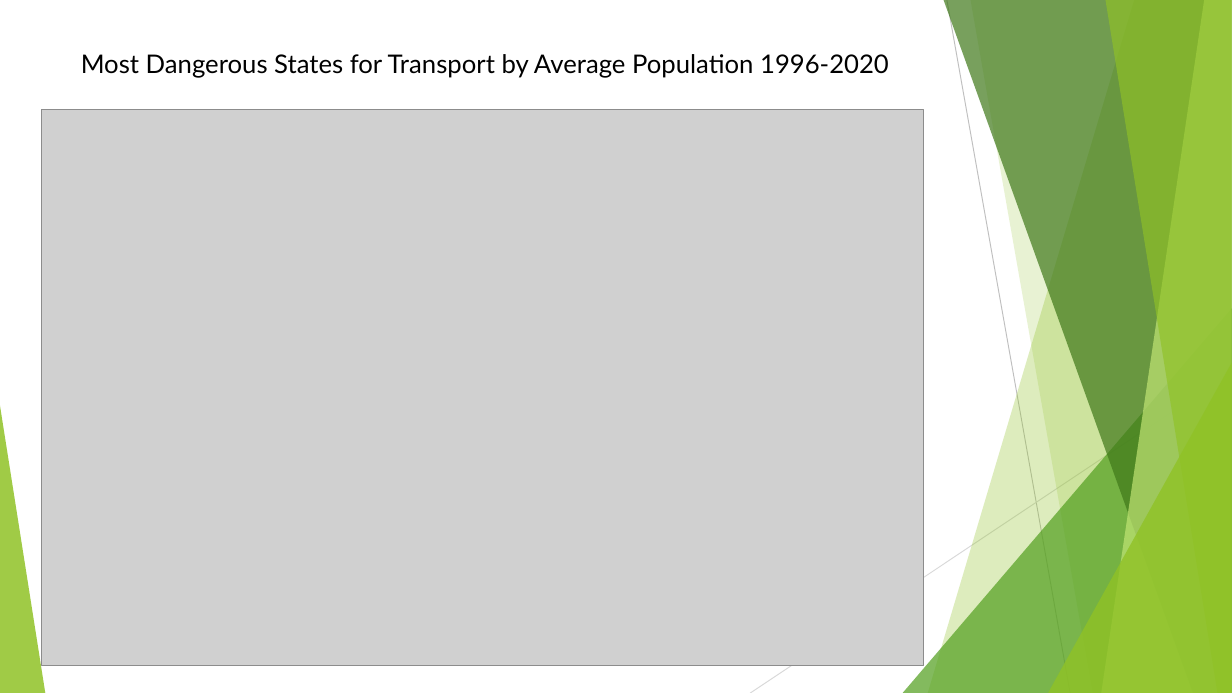
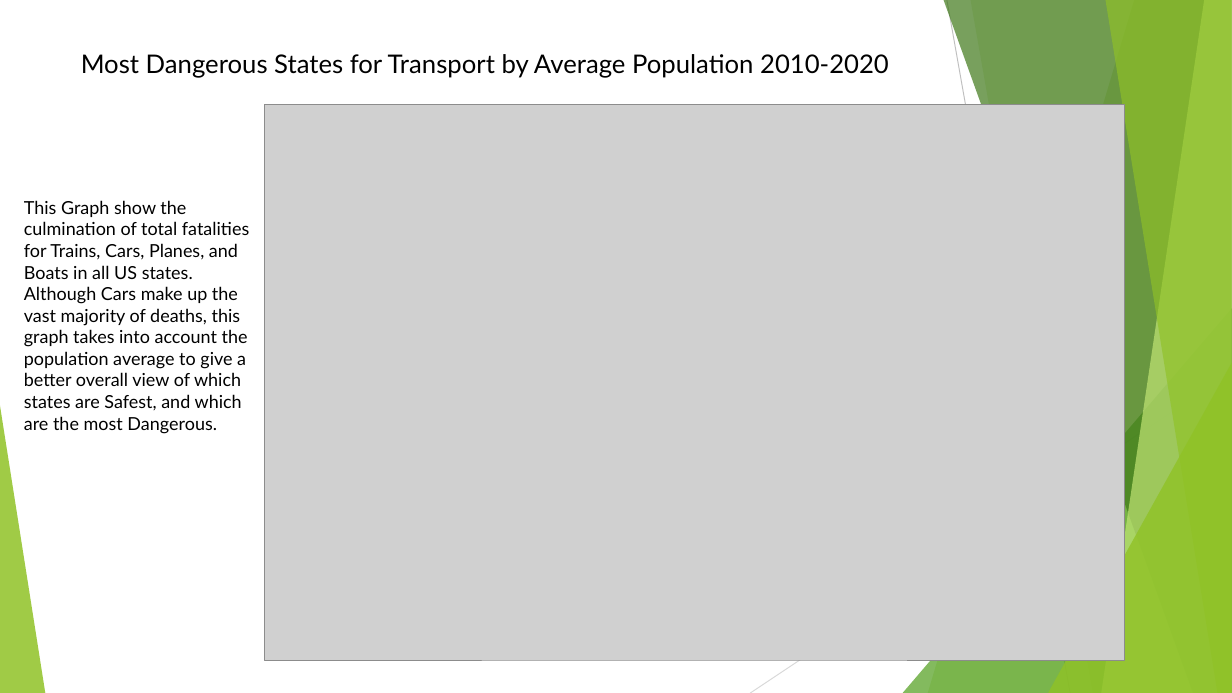
Before and after one commit to MZt92-ui/Project-1-Group-3, a slide deck: slide 8 of Boat Presentation.pptx (slide 7 before the commit). Drawn at 1232x693 pixels with LibreOffice and Linux fonts; fonts in the diff are those of the drawing; grey boxes stand for pictures. Boxes give left, top, right and bottom in pixels: in the first picture for what was removed or moved away, otherwise in the second. Text is boxed around its words. In the diff, an @@ line names an element or a change of style, - is before the commit and + after.

```diff
--- a/Boat Presentation.pptx
+++ b/Boat Presentation.pptx
@@ title at box(81, 54, 889, 78): text changed @@
-Most Dangerous States for Transport by Average Population 1996-2020
+Most Dangerous States for Transport by Average Population 2010-2020
@@ picture: place and size @@
-picture at box(42, 110, 923, 665)
+picture at box(264, 104, 1125, 660)
@@ text added at box(24, 200, 249, 434), 14 pt, text #000000 @@
+This Graph show the culmination of total fatalities for Trains, Cars, Planes, and Boats in all US states. Although Cars make up the vast majority of deaths, this graph takes into account the population average to give a better overall view of which states are Safest, and which are the most Dangerous.
```
Also in this commit, not shown: 7 other slides changed, 2 slides added, 1 other file.
